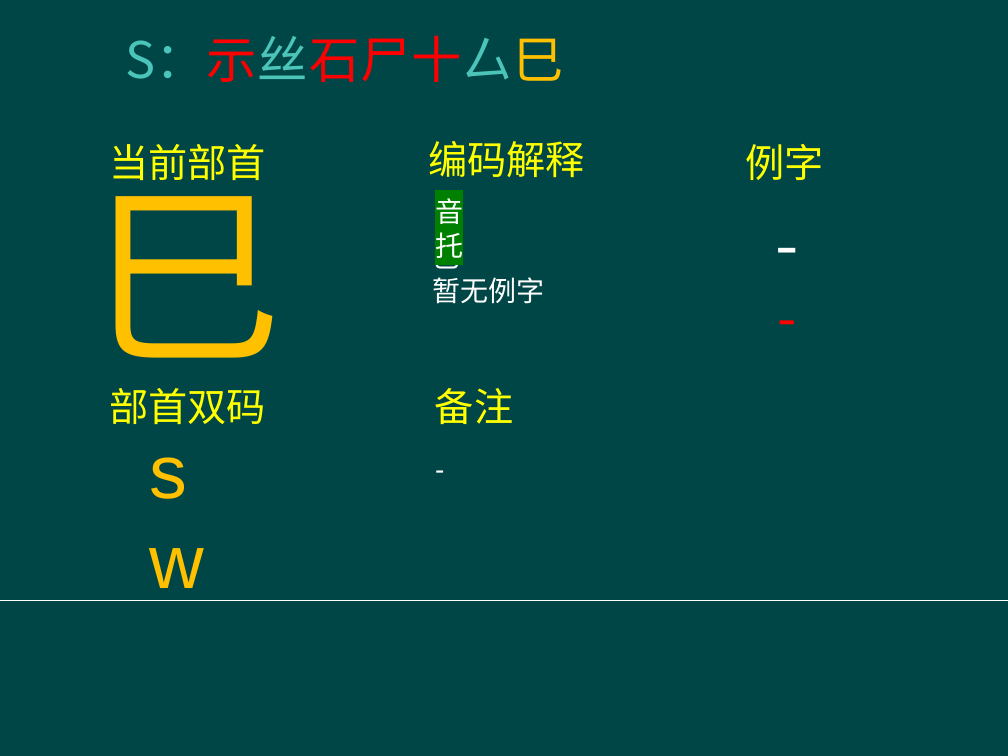
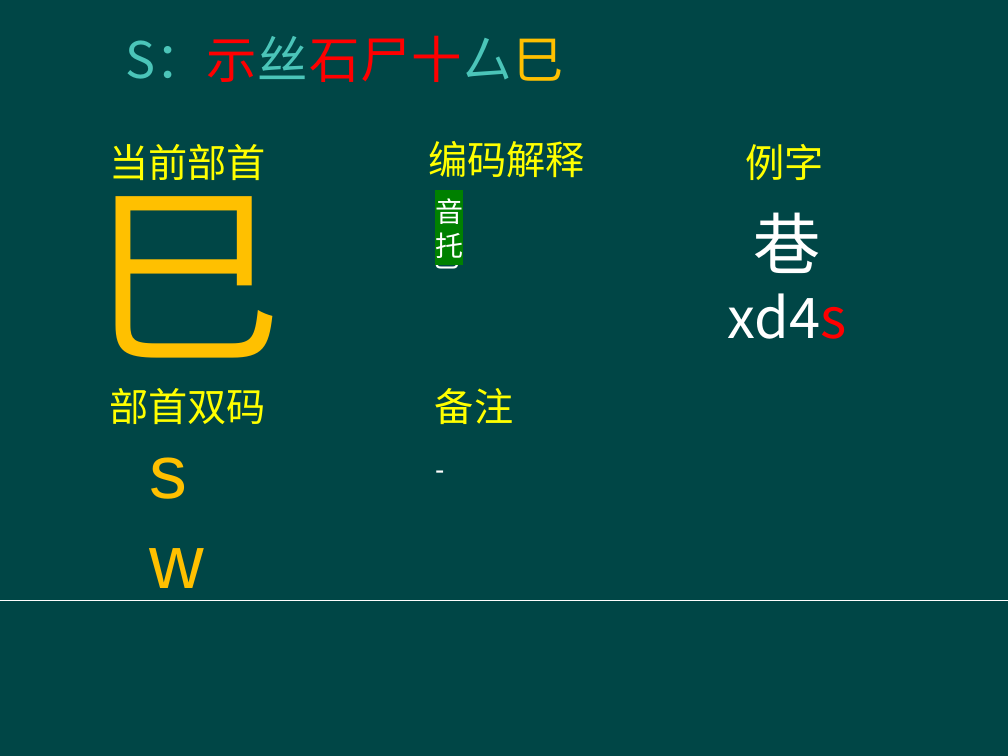
Before and after one commit to Amatiri/Elucidative-Chinese-IME, a slide deck: slide 133 of help/部首表.pptx. Drawn at 1008x756 pixels with LibreOffice and Linux fonts; fonts in the diff are those of the drawing; background and template pictures are left out. Boxes give left, top, right and bottom in pixels: in the first picture for what was removed or moved away, otherwise in the second. Text is boxed around its words. In the diff, an @@ line names an element or a change of style, - is before the commit and + after.

```diff
--- a/help/部首表.pptx
+++ b/help/部首表.pptx
@@ text at (728, 212, 847, 339): text changed; size 48 to 40 pt @@
--
--
+巷
+xd4s
@@ text at (432, 277, 544, 304): paragraph removed @@
-暂无例字
```
Also in this commit, not shown: 8 other files.
